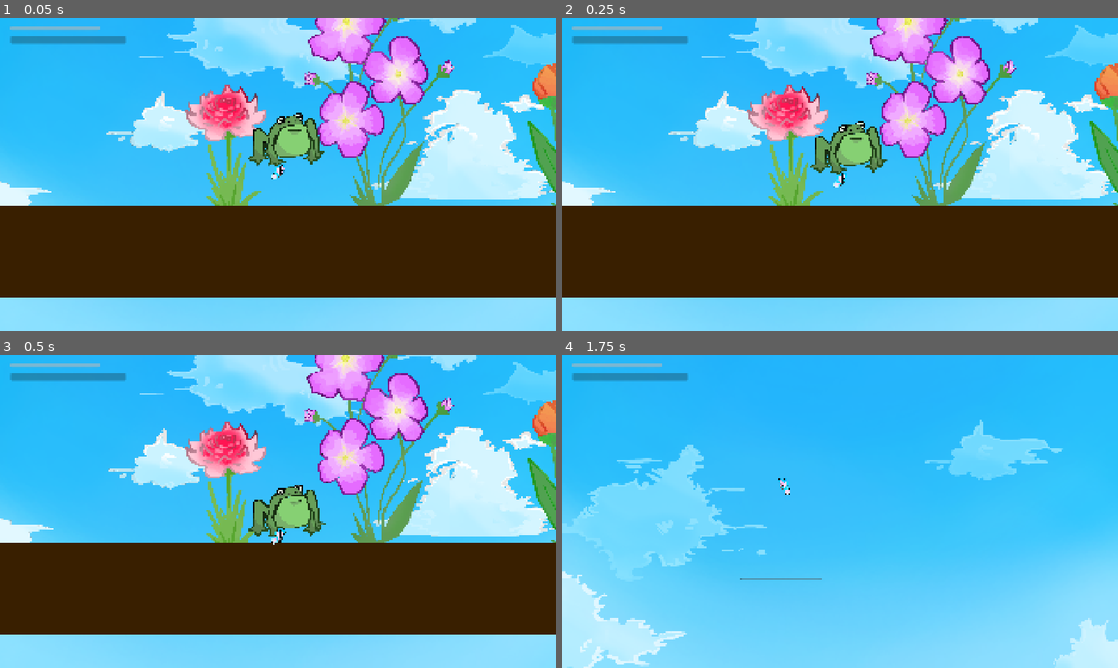
Above: before the commit, frames 1-4 (two rows, left to right).
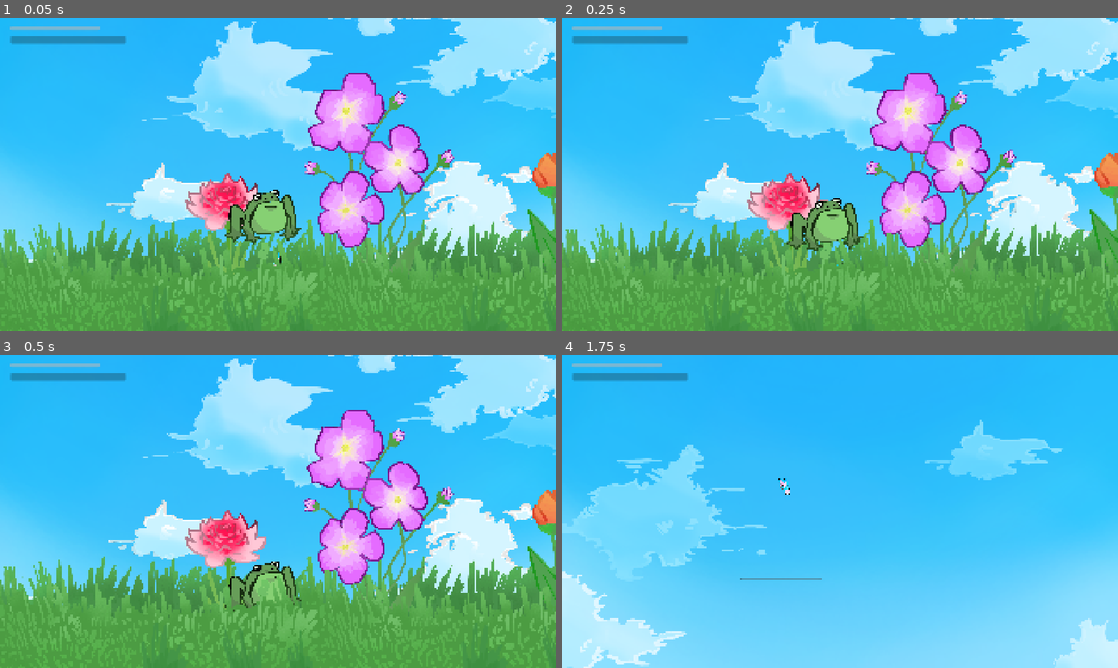
Above: after the commit, the same moments.

Repository: cyberpawwswo/povidlov_game
Game: Godot game, scene res://player/butterfly/test_map.tscn
Same seed, same stepped clock (60 frames per second), same inputs: the game is played once before the commit and once after it. The project has no main scene, so this scene is started directly. The engine's default icon, where the game draws it, is replaced by a stand-in: a white triangle on a blue panel in a dark square.
Inputs (mouse positions are in pixels of both pictures, inside the frame that each line leads up to):
- Up to frame 1 (0.05 s): no input
- Up to frame 2 (0.25 s): no input
- Up to frame 3 (0.5 s): no input
- Up to frame 4 (1.75 s): tap Enter (ui_accept) at 0.5, 0.77, 1.52 s; move the mouse to (962, 495) at 0.52 s; hold Right (ui_right) from 0.53 s (still down); click (962, 495) at 0.6 s; move the mouse to (728, 527) at 1.27 s; click (728, 527) at 1.35 s

The runs differ from the first frame. In frame 1, 73% of the frame differs, in the area x 0-100%, y 0-100%; in frame 2, 73%; in frame 3, 73%; in frame 4, nothing differs.

Commit message:
add grass parallax

Diff:
--- a/player/butterfly/player/butterfly.tscn
+++ b/player/butterfly/player/butterfly.tscn
@@ -50,6 +50,7 @@
 shape = SubResource("RectangleShape2D_hbfln")
 
 [node name="Camera2D" type="Camera2D" parent="." unique_id=182794511]
+limit_bottom = 1916
 drag_horizontal_enabled = true
 drag_vertical_enabled = true
 
--- a/player/butterfly/test_map.tscn
+++ b/player/butterfly/test_map.tscn
@@ -7,6 +7,7 @@
 [ext_resource type="Texture2D" uid="uid://de8n3gn35jyw2" path="res://textures/sky/sk0.png" id="4_8ftm8"]
 [ext_resource type="Texture2D" uid="uid://chcdailcte54a" path="res://textures/sky/cloude_sprite/cloude_ground01.png" id="4_prjvx"]
 [ext_resource type="Texture2D" uid="uid://csifpp5v552u" path="res://textures/sky/sk.png" id="5_4c37m"]
+[ext_resource type="Texture2D" uid="uid://86pq6gs3v062" path="res://textures/grass/reww.png" id="10_2soir"]
 [ext_resource type="Texture2D" uid="uid://bh2c0ft35h27f" path="res://textures/sky/cloude_sprite/cloude_small01.png" id="10_cl51e"]
 [ext_resource type="Texture2D" uid="uid://dl8a8f8q1xolf" path="res://textures/sky/cloude_sprite/cloude_small02.png" id="11_dj2he"]
 [ext_resource type="Texture2D" uid="uid://dqcxnmfa0bjmb" path="res://textures/sky/cloude_sprite/cloude_small.png" id="12_jpnwx"]
@@ -16,12 +17,16 @@
 [ext_resource type="PackedScene" uid="uid://6hpjr1vhlb13" path="res://player/butterfly/flowers/types/daisy.tscn" id="15_b6d5v"]
 [ext_resource type="PackedScene" uid="uid://co3jht7k460a1" path="res://player/butterfly/flowers/types/red_flw.tscn" id="16_03xyf"]
 [ext_resource type="Texture2D" uid="uid://d2b1yrs5nvwy" path="res://textures/sky/cloude_sprite/Без имени.png" id="16_s05io"]
+[ext_resource type="Texture2D" uid="uid://cbb2ljwn3b0d8" path="res://textures/grass/rew.png" id="17_03xyf"]
+[ext_resource type="Texture2D" uid="uid://5ycrfb0ocl7l" path="res://textures/grass/r.png" id="18_prjvx"]
 
 [sub_resource type="WorldBoundaryShape2D" id="WorldBoundaryShape2D_8ftm8"]
 
 [node name="TestMap" type="Node2D" unique_id=1487573391]
 
-[node name="ParallaxBack" type="Parallax2D" parent="." unique_id=1788940893]
+[node name="ParallaxSky" type="Node2D" parent="." unique_id=1943001644]
+
+[node name="ParallaxBack" type="Parallax2D" parent="ParallaxSky" unique_id=1788940893]
 modulate = Color(0.69, 0.9379999, 1, 0.70980394)
 z_index = -1
 scroll_scale = Vector2(0.5, 0.5)
@@ -29,19 +34,19 @@
 repeat_size = Vector2(3105.27, 0)
 autoscroll = Vector2(10, 0)
 
-[node name="CloudeSmall03" type="Sprite2D" parent="ParallaxBack" unique_id=1627297169]
+[node name="CloudeSmall03" type="Sprite2D" parent="ParallaxSky/ParallaxBack" unique_id=1627297169]
 position = Vector2(909, 49)
 texture = ExtResource("11_dj2he")
 
-[node name="DoubleCloude01" type="Sprite2D" parent="ParallaxBack" unique_id=316168823]
+[node name="DoubleCloude01" type="Sprite2D" parent="ParallaxSky/ParallaxBack" unique_id=316168823]
 position = Vector2(2522, 404)
 texture = ExtResource("14_s7hbo")
 
-[node name="CloudeSmall04" type="Sprite2D" parent="ParallaxBack" unique_id=792384609]
+[node name="CloudeSmall04" type="Sprite2D" parent="ParallaxSky/ParallaxBack" unique_id=792384609]
 position = Vector2(-636, 1839)
 texture = ExtResource("10_cl51e")
 
-[node name="ParallaxMidlle" type="Parallax2D" parent="." unique_id=2097402699]
+[node name="ParallaxMidlle" type="Parallax2D" parent="ParallaxSky" unique_id=2097402699]
 modulate = Color(1, 1, 1, 0.78039217)
 scroll_scale = Vector2(0.7, 0.7)
 scroll_offset = Vector2(-1196, 535)
@@ -49,34 +54,34 @@
 autoscroll = Vector2(5, 0)
 repeat_times = 2
 
-[node name="CloudeSmall" type="Sprite2D" parent="ParallaxMidlle" unique_id=1739551148]
+[node name="CloudeSmall" type="Sprite2D" parent="ParallaxSky/ParallaxMidlle" unique_id=1739551148]
 position = Vector2(-252, 285)
 texture = ExtResource("12_jpnwx")
 
-[node name="CloudBig3" type="Sprite2D" parent="ParallaxMidlle" unique_id=401009080]
+[node name="CloudBig3" type="Sprite2D" parent="ParallaxSky/ParallaxMidlle" unique_id=401009080]
 position = Vector2(645.0002, 88.00006)
 scale = Vector2(0.99999994, 0.99999994)
 texture = ExtResource("13_r81sy")
 
-[node name="CloudeMini" type="Sprite2D" parent="ParallaxMidlle" unique_id=1819628462]
+[node name="CloudeMini" type="Sprite2D" parent="ParallaxSky/ParallaxMidlle" unique_id=1819628462]
 position = Vector2(199, 54)
 texture = ExtResource("16_s05io")
 
-[node name="CloudeSmall03" type="Sprite2D" parent="ParallaxMidlle" unique_id=1927963770]
+[node name="CloudeSmall03" type="Sprite2D" parent="ParallaxSky/ParallaxMidlle" unique_id=1927963770]
 position = Vector2(1342.4, 2098)
 texture = ExtResource("10_cl51e")
 
-[node name="CloudeSmall01" type="Sprite2D" parent="ParallaxMidlle" unique_id=988607776]
+[node name="CloudeSmall01" type="Sprite2D" parent="ParallaxSky/ParallaxMidlle" unique_id=988607776]
 position = Vector2(3602.4, 1143)
 texture = ExtResource("10_cl51e")
 
-[node name="ParrallaxForward" type="Parallax2D" parent="." unique_id=283648070]
+[node name="ParrallaxForward" type="Parallax2D" parent="ParallaxSky" unique_id=283648070]
 scroll_scale = Vector2(0.8, 0.8)
 scroll_offset = Vector2(-3322, 1263)
 repeat_size = Vector2(5377.205, 0)
 autoscroll = Vector2(10, 0)
 
-[node name="Sk1" type="Sprite2D" parent="ParrallaxForward" unique_id=1903261591]
+[node name="Sk1" type="Sprite2D" parent="ParallaxSky/ParrallaxForward" unique_id=1903261591]
 visible = false
 texture_repeat = 2
 position = Vector2(-3204.2856, 435.71423)
@@ -85,27 +90,27 @@
 region_enabled = true
 region_rect = Rect2(0, 0, 9538.267, 1238)
 
-[node name="CanvasGroup" type="CanvasGroup" parent="ParrallaxForward" unique_id=2128601345]
+[node name="CanvasGroup" type="CanvasGroup" parent="ParallaxSky/ParrallaxForward" unique_id=2128601345]
 position = Vector2(6.2050776, 16.999998)
 scale = Vector2(0.7, 0.7)
 
-[node name="CloudeSmall04" type="Sprite2D" parent="ParrallaxForward/CanvasGroup" unique_id=580331637]
+[node name="CloudeSmall04" type="Sprite2D" parent="ParallaxSky/ParrallaxForward/CanvasGroup" unique_id=580331637]
 position = Vector2(-3222.857, 334.2858)
 scale = Vector2(1.7719771, 1.7719771)
 texture = ExtResource("11_dj2he")
 
-[node name="CloudeGround" type="Sprite2D" parent="ParrallaxForward/CanvasGroup" unique_id=2053343177]
+[node name="CloudeGround" type="Sprite2D" parent="ParallaxSky/ParrallaxForward/CanvasGroup" unique_id=2053343177]
 position = Vector2(109.6275, 97.1427)
 scale = Vector2(1.4285712, 1.4285712)
 texture = ExtResource("3_03xyf")
 
-[node name="CloudeGround2" type="Sprite2D" parent="ParrallaxForward/CanvasGroup" unique_id=175811492]
+[node name="CloudeGround2" type="Sprite2D" parent="ParallaxSky/ParrallaxForward/CanvasGroup" unique_id=175811492]
 position = Vector2(-2666.0864, 245.71411)
 rotation = 3.1415927
 scale = Vector2(0.99999994, -0.99999994)
 texture = ExtResource("3_03xyf")
 
-[node name="CloudeGround01" type="Sprite2D" parent="ParrallaxForward/CanvasGroup" unique_id=707692849]
+[node name="CloudeGround01" type="Sprite2D" parent="ParallaxSky/ParrallaxForward/CanvasGroup" unique_id=707692849]
 texture_repeat = 2
 position = Vector2(-101.42859, -431.42865)
 scale = Vector2(1.3185729, 1.3031385)
@@ -113,30 +118,68 @@
 region_enabled = true
 region_rect = Rect2(-530.104, 0, 5381.7593, 1238)
 
-[node name="CloudeSmall2" type="Sprite2D" parent="ParrallaxForward/CanvasGroup" unique_id=981072261]
+[node name="CloudeSmall2" type="Sprite2D" parent="ParallaxSky/ParrallaxForward/CanvasGroup" unique_id=981072261]
 position = Vector2(-2370.3726, 494.28552)
 scale = Vector2(1.4285712, 1.4285712)
 texture = ExtResource("12_jpnwx")
 
-[node name="CloudBig" type="Sprite2D" parent="ParrallaxForward/CanvasGroup" unique_id=469467908]
+[node name="CloudBig" type="Sprite2D" parent="ParallaxSky/ParrallaxForward/CanvasGroup" unique_id=469467908]
 position = Vector2(1422.4844, 241.42859)
 scale = Vector2(1.4285712, 1.4285712)
 texture = ExtResource("13_r81sy")
 
-[node name="CloudeMini" type="Sprite2D" parent="ParrallaxForward/CanvasGroup" unique_id=828946428]
+[node name="CloudeMini" type="Sprite2D" parent="ParallaxSky/ParrallaxForward/CanvasGroup" unique_id=828946428]
 position = Vector2(1806.7703, 227.1427)
 scale = Vector2(1.4285713, 1.4285713)
 texture = ExtResource("16_s05io")
 
-[node name="CloudeMini2" type="Sprite2D" parent="ParrallaxForward/CanvasGroup" unique_id=962281563]
+[node name="CloudeMini2" type="Sprite2D" parent="ParallaxSky/ParrallaxForward/CanvasGroup" unique_id=962281563]
 position = Vector2(-5031.4287, 608.5714)
 scale = Vector2(1.4285713, 1.4285713)
 texture = ExtResource("16_s05io")
 
-[node name="CloudeSmall03" type="Sprite2D" parent="ParrallaxForward/CanvasGroup" unique_id=525344407]
+[node name="CloudeSmall03" type="Sprite2D" parent="ParallaxSky/ParrallaxForward/CanvasGroup" unique_id=525344407]
 position = Vector2(-1366.0867, -8.571411)
 scale = Vector2(1.4285713, 1.4285713)
 texture = ExtResource("11_dj2he")
+
+[node name="ParallaxGrass" type="Node2D" parent="." unique_id=2060851462]
+
+[node name="ParallaxBack" type="Parallax2D" parent="ParallaxGrass" unique_id=1471208761]
+scroll_scale = Vector2(0.8, 0.8)
+scroll_offset = Vector2(-626, 1436)
+repeat_size = Vector2(1105.615, 0)
+repeat_times = 11
+
+[node name="Node2D" type="Node2D" parent="ParallaxGrass/ParallaxBack" unique_id=1676560968]
+
+[node name="Reww" type="Sprite2D" parent="ParallaxGrass/ParallaxBack/Node2D" unique_id=1276340306]
+position = Vector2(67, 2)
+scale = Vector2(0.5, 0.5)
+texture = ExtResource("10_2soir")
+
+[node name="ParallaxMidlle" type="Parallax2D" parent="ParallaxGrass" unique_id=1564712983]
+z_index = 1
+scroll_scale = Vector2(0.9, 0.9)
+scroll_offset = Vector2(-587, 1258)
+repeat_size = Vector2(1105.615, 0)
+repeat_times = 11
+
+[node name="R" type="Sprite2D" parent="ParallaxGrass/ParallaxMidlle" unique_id=154712952]
+position = Vector2(28, 287)
+scale = Vector2(0.5, 0.5)
+texture = ExtResource("18_prjvx")
+
+[node name="ParallaxForward" type="Parallax2D" parent="ParallaxGrass" unique_id=74799569]
+z_index = 1
+scroll_offset = Vector2(773, 1498)
+repeat_size = Vector2(1105.615, 0)
+repeat_times = 85
+
+[node name="Rew" type="Sprite2D" parent="ParallaxGrass/ParallaxForward" unique_id=1635811682]
+position = Vector2(0, 118)
+scale = Vector2(0.5, 0.5)
+texture = ExtResource("17_03xyf")
 
 [node name="Flowers" type="Node2D" parent="." unique_id=1546450944]
 position = Vector2(2641, 1795)
@@ -162,12 +205,9 @@
 offset_left = -10657.0
 offset_top = -2.0000153
 offset_right = -10617.0
-offset_bottom = 37.999985
+offset_bottom = 131.88802
 scale = Vector2(500, 7.932)
 color = Color(0.22450691, 0.12090386, 0, 1)
-
-[node name="Frog" parent="." unique_id=1394785451 instance=ExtResource("4_4c37m")]
-position = Vector2(1603, 1518)
 
 [node name="Butterfly" parent="." unique_id=636950088 instance=ExtResource("2_u3mhw")]
 position = Vector2(1585, 1684)
@@ -180,3 +220,9 @@
 position = Vector2(993.37506, 559.56256)
 scale = Vector2(0.90146405, 0.94901043)
 texture = ExtResource("5_4c37m")
+
+[node name="Node2D" type="Node2D" parent="." unique_id=2104001377]
+position = Vector2(1522, 1916)
+
+[node name="Frog" parent="Node2D" unique_id=1394785451 instance=ExtResource("4_4c37m")]
+position = Vector2(0, -442)
--- a/project.godot
+++ b/project.godot
@@ -25,6 +25,12 @@
 window/size/viewport_height=1080
 window/stretch/mode="canvas_items"
 window/stretch/aspect="expand"
+
+[editor]
+
+movie_writer/ogv/keyframe_interval=63
+movie_writer/movie_file="C:/Users/denis/Documents/Radmir/sebrian_game_jame/game_2/povidlov_game/video_clip/test.avi"
+movie_writer/fps=24
 
 [global_group]
 
Not shown, changed: video_clip/test.ogv.uid
Not shown, changed: video_clip/test.ogv
